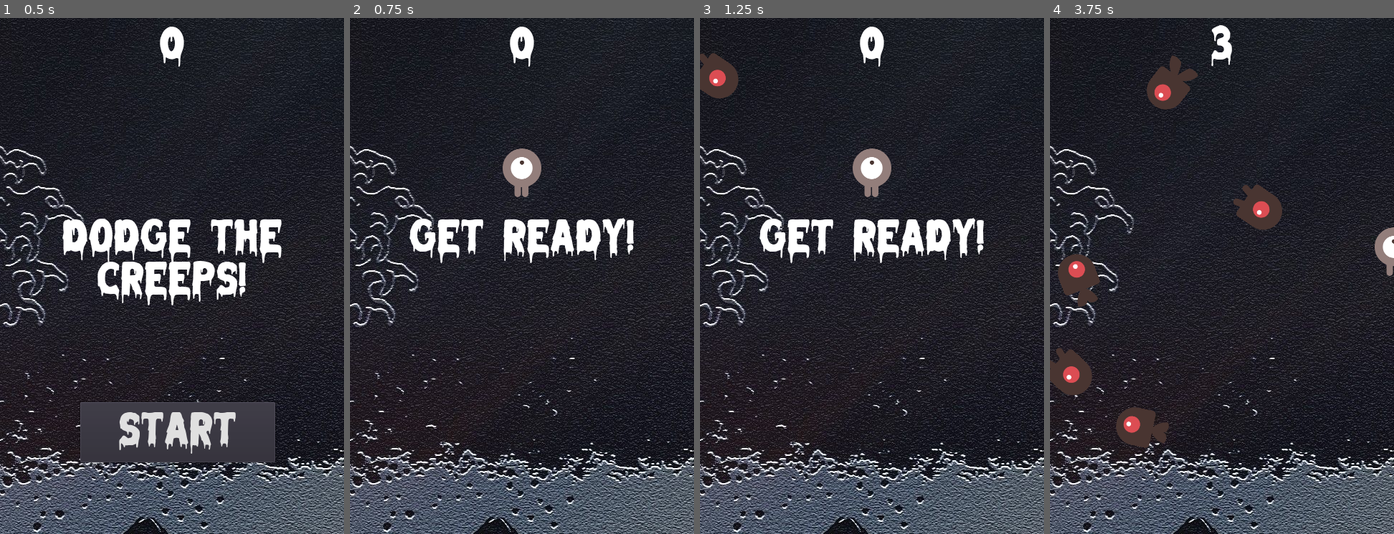
Above: before the commit, frames 1-4 (left to right).
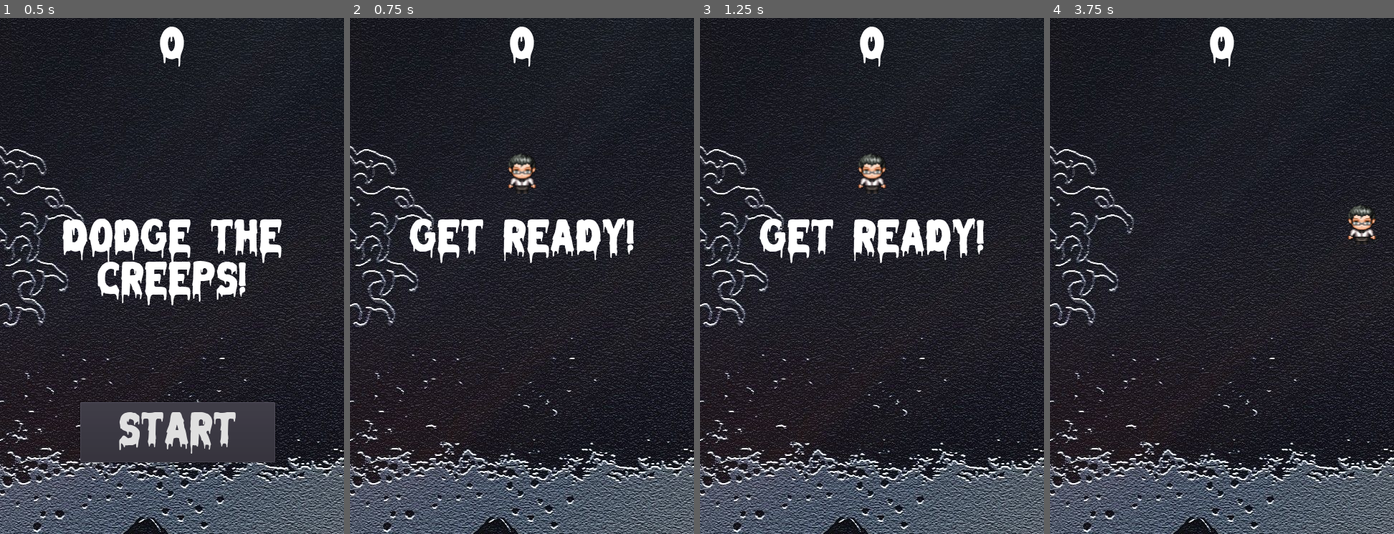
Above: after the commit, the same moments.

Repository: sumx86/Dodge-The-Creeps-tutorial
Game: Godot game, scene res://Main.tscn
The game is run twice, just before and just after one commit, with the same random seed, the same clock (stepped at 60 frames per second) and the same inputs.
Inputs:
- Up to frame 1 (0.5 s): no input
- Up to frame 2 (0.75 s): click "Start" at 0.5 s
- Up to frame 3 (1.25 s): no input
- Up to frame 4 (3.75 s): tap Enter (start_game) at 1.25, 1.35, 2.1, 2.85, 3.6 s; hold Right (move_right) 1.28-2.03 s; hold Down (move_down) 2.03-2.78 s; hold Right (move_right) 2.78-3.53 s; hold Up (move_up) from 3.53 s (still down)

Frame 1 is identical in both runs. In frame 2, 0.8% of the frame differs, in the area x 44-56%, y 25-35%; in frame 3, 1.5%; in frame 4, 4.9%, in the area x 0-100%, y 1-84%.

Commit message:
Add files via upload

Diff:
--- a/dodge-the-creeps/Main.gd
+++ b/dodge-the-creeps/Main.gd
@@ -33,7 +33,7 @@
 	$Music.stop()
 	$DeathSound.play()
 	$ScoreTimer.stop()
-	$MobTimer.stop()
+	#$MobTimer.stop()
 	self.destroy_mobs_instances()
 	$HUD.show_game_over()
 
@@ -43,10 +43,10 @@
 	$HUD.update_score(self.score)
 	$HUD.show_message("Get Ready!")
 
-	$Player.spawn($StartPosition.position)
+	$Player.spawn($StartPosition.position, "down")
 	$StartTimer.start()
-	self.start_timers()
-	$Music.play()
+	#self.start_timers()
+	#$Music.play()
 
 func _on_MobTimer_timeout():
 	var mob = mob_scene.instance()
--- a/dodge-the-creeps/Main.tscn
+++ b/dodge-the-creeps/Main.tscn
@@ -50,10 +50,11 @@
 
 [node name="Music" type="AudioStreamPlayer" parent="."]
 stream = ExtResource( 6 )
-volume_db = -4.496
+volume_db = -12.362
 
 [node name="DeathSound" type="AudioStreamPlayer" parent="."]
 stream = ExtResource( 7 )
+volume_db = -6.0
 
 [connection signal="hit" from="Player" to="." method="game_over"]
 [connection signal="timeout" from="MobTimer" to="." method="_on_MobTimer_timeout"]
--- a/dodge-the-creeps/Player.gd
+++ b/dodge-the-creeps/Player.gd
@@ -2,60 +2,74 @@
 
 signal hit
 
-export var speed = 200
+export var speed = 130
 var screen_size
 var _animation
 var lockedMode
+var direction
+var new_direction
+var velocity = Vector2.ZERO
+var frames
+
+var last_key
+var keys: Array = []
+
+enum directions {UP, DOWN, LEFT, RIGHT}
 
 # Called when the node enters the scene tree for the first time.
 func _ready():
 	self.hide()
 	self.lockedMode = true
 	self.screen_size = get_viewport_rect().size
+	self.frames = $AnimatedSprite.frames
 
-func spawn(pos):
+
+func spawn(pos: Vector2, animation: String):
 	self.position = pos
+	$AnimatedSprite.animation = animation
+	$AnimatedSprite.set_frame(0)
 	self.show();
 	self.lockedMode = false
 	$CollisionShape2D.disabled = false
 
-# Called every frame. 'delta' is the elapsed time since the previous frame.
+func _unhandled_input(event):
+	if event is InputEventKey:
+		if event.scancode == KEY_DOWN or event.scancode == KEY_UP or event.scancode == KEY_LEFT or event.scancode == KEY_RIGHT:
+			if event.pressed:
+				if !self.keys.has(event.scancode):
+					self.keys.push_back(event.scancode)
+			else:
+				if self.keys.has(event.scancode):
+					self.keys.pop_at(self.keys.find(event.scancode, 0))
+
 func _process(delta):
-	var velocity = Vector2.ZERO
-	if(!self.lockedMode):
-		if(Input.is_action_pressed("move_right")):
-			velocity.x += 1
-		if(Input.is_action_pressed("move_left")):
-			velocity.x -= 1
-		if(Input.is_action_pressed("move_down")):
-			velocity.y += 1
-		if(Input.is_action_pressed("move_up")):
-			velocity.y -= 1
+	self.velocity = Vector2.ZERO
+	if self.keys.size() > 0:
+		self.last_key = self.keys[-1]
+		if self.keys[-1] == KEY_DOWN:  self.velocity = Vector2(0,  1)
+		if self.keys[-1] == KEY_UP:    self.velocity = Vector2(0, -1)
+		if self.keys[-1] == KEY_LEFT:  self.velocity = Vector2(-1, 0)
+		if self.keys[-1] == KEY_RIGHT: self.velocity = Vector2(1,  0)
 
-		self.determine_animation(velocity)
+	print(self.keys)
 
-		if(velocity.length() > 0):
-			velocity = velocity.normalized() * speed
-			$AnimatedSprite.play()
-		else:
-			$AnimatedSprite.stop()
-
-		self.position += velocity * delta
-		self.position.x = clamp(self.position.x, 0, self.screen_size.x)
-		self.position.y = clamp(self.position.y, 0, self.screen_size.y)
+	if self.velocity != Vector2.ZERO:
+		self.process_player_movement()
+		self.determine_animation()
+		self.move_player(delta)
 	else:
-		$AnimatedSprite.stop()
 		$AnimatedSprite.set_frame(0)
 
-func determine_animation(velocity: Vector2):
-	if(velocity.x != 0):
-		$AnimatedSprite.animation = "walk"
-		$AnimatedSprite.flip_v = false
-		$AnimatedSprite.flip_h = velocity.x < 0
-	elif velocity.y != 0:
-		$AnimatedSprite.animation = "up"
-		$AnimatedSprite.flip_v = velocity.y > 0
+func process_player_movement():
+	var _velocity = Vector2.ZERO
 
+func determine_animation():
+	pass
+
+func move_player(delta: float):
+	self.position += self.velocity * speed * delta
+	self.position.x = clamp(self.position.x, 0, self.screen_size.x - (self.frames.get_frame($AnimatedSprite.animation, 0).get_size().x / 2))
+	self.position.y = clamp(self.position.y, 0, self.screen_size.y - (self.frames.get_frame($AnimatedSprite.animation, 0).get_size().y / 2))
 
 func _on_Player_body_entered(body):
 	self.hide()
--- a/dodge-the-creeps/Player.tscn
+++ b/dodge-the-creeps/Player.tscn
@@ -1,22 +1,32 @@
-[gd_scene load_steps=8 format=2]
+[gd_scene load_steps=13 format=2]
 
-[ext_resource path="res://art/playerGrey_up2.png" type="Texture" id=1]
-[ext_resource path="res://art/playerGrey_walk2.png" type="Texture" id=2]
-[ext_resource path="res://art/playerGrey_up1.png" type="Texture" id=3]
-[ext_resource path="res://art/playerGrey_walk1.png" type="Texture" id=4]
+[ext_resource path="res://Player/right/profd0.png" type="Texture" id=1]
+[ext_resource path="res://Player/right/profd1.png" type="Texture" id=2]
 [ext_resource path="res://Player.gd" type="Script" id=5]
+[ext_resource path="res://Player/down/profs2.png" type="Texture" id=6]
+[ext_resource path="res://Player/up/profw2.png" type="Texture" id=7]
+[ext_resource path="res://Player/up/profw1.png" type="Texture" id=9]
+[ext_resource path="res://Player/up/profw0.png" type="Texture" id=10]
+[ext_resource path="res://Player/down/profs1.png" type="Texture" id=11]
+[ext_resource path="res://Player/right/profd2.png" type="Texture" id=12]
+[ext_resource path="res://Player/down/profs0.png" type="Texture" id=13]
 
 [sub_resource type="SpriteFrames" id=1]
 animations = [ {
-"frames": [ ExtResource( 3 ), ExtResource( 1 ) ],
+"frames": [ ExtResource( 10 ), ExtResource( 9 ), ExtResource( 7 ) ],
 "loop": true,
 "name": "up",
 "speed": 5.0
 }, {
-"frames": [ ExtResource( 4 ), ExtResource( 2 ) ],
+"frames": [ ExtResource( 13 ), ExtResource( 11 ), ExtResource( 6 ) ],
 "loop": true,
-"name": "walk",
-"speed": 5.0
+"name": "down",
+"speed": 3.0
+}, {
+"frames": [ ExtResource( 1 ), ExtResource( 2 ), ExtResource( 12 ) ],
+"loop": true,
+"name": "walkx",
+"speed": 4.0
 } ]
 
 [sub_resource type="CapsuleShape2D" id=2]
@@ -29,9 +39,9 @@
 }
 
 [node name="AnimatedSprite" type="AnimatedSprite" parent="."]
-scale = Vector2( 0.5, 0.5 )
 frames = SubResource( 1 )
-animation = "up"
+animation = "down"
+frame = 2
 
 [node name="CollisionShape2D" type="CollisionShape2D" parent="."]
 shape = SubResource( 2 )
Binary file added: dodge-the-creeps/Player/down/profs0.png
Not shown, added: dodge-the-creeps/Player/down/profs0.png.import
Binary file added: dodge-the-creeps/Player/down/profs1.png
Not shown, added: dodge-the-creeps/Player/down/profs1.png.import
Binary file added: dodge-the-creeps/Player/down/profs2.png
Not shown, added: dodge-the-creeps/Player/down/profs2.png.import
Binary file added: dodge-the-creeps/Player/left/profa0.png
Not shown, added: dodge-the-creeps/Player/left/profa0.png.import
Binary file added: dodge-the-creeps/Player/left/profa1.png
Not shown, added: dodge-the-creeps/Player/left/profa1.png.import
Binary file added: dodge-the-creeps/Player/left/profa2.png
Not shown, added: dodge-the-creeps/Player/left/profa2.png.import
(and 12 more such lines)
